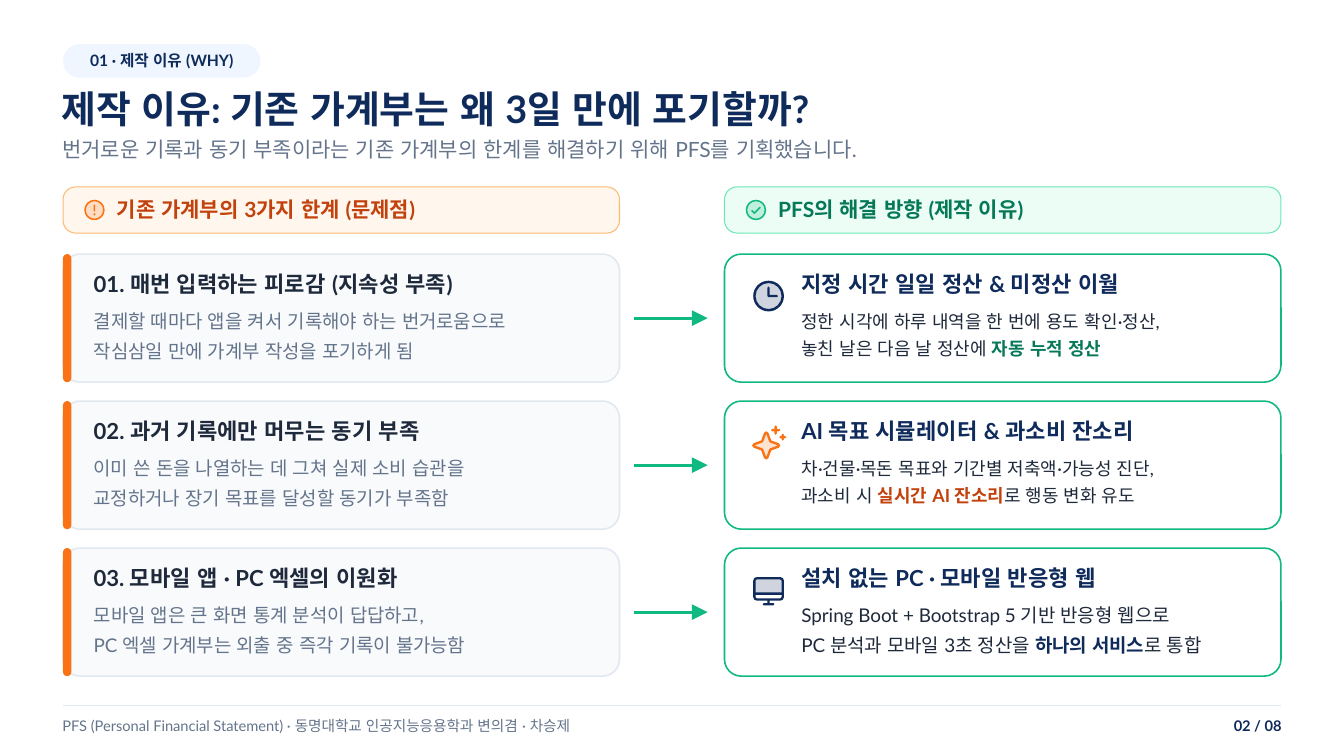
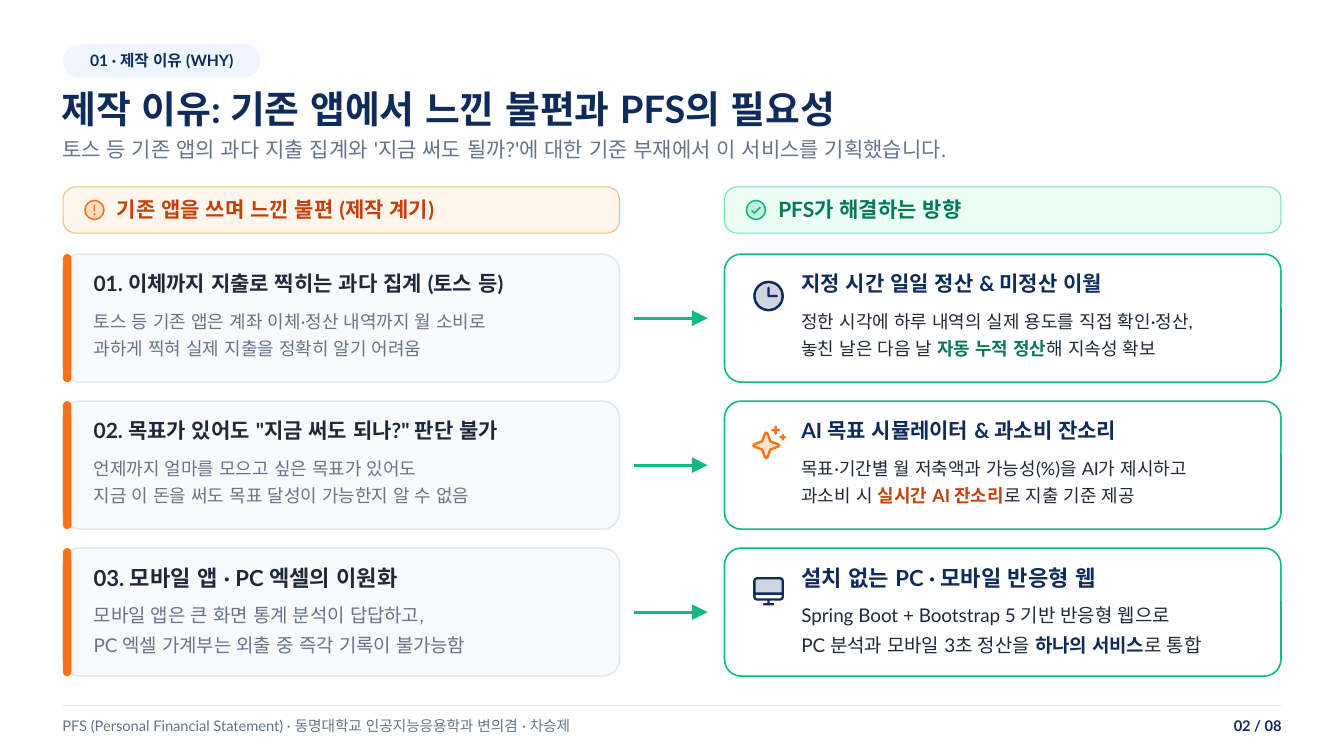
Before and after one commit to opiniom/PFS, a slide deck: slide 2 of docs/presentation/PFS_중간발표.pptx. Drawn at 1344x756 pixels with LibreOffice and Linux fonts; fonts in the diff are those of the drawing. Boxes give left, top, right and bottom in pixels: in the first picture for what was removed or moved away, otherwise in the second. Text is boxed around its words. In the diff, an @@ line names an element or a change of style, - is before the commit and + after.

Commit message:
docs: refine slide 2 motivation with Toss transfer over-counting and goal spending uncertainty

```diff
--- a/docs/presentation/PFS_중간발표.pptx
+++ b/docs/presentation/PFS_중간발표.pptx
@@ text at [61,91,835,127]: text changed @@
-제작 이유: 기존 가계부는 왜 3일 만에 포기할까?
+제작 이유: 기존 앱에서 느낀 불편과 PFS의 필요성
@@ text at [62,139,946,159]: text changed @@
-번거로운 기록과 동기 부족이라는 기존 가계부의 한계를 해결하기 위해 PFS를 기획했습니다.
+토스 등 기존 앱의 과다 지출 집계와 '지금 써도 될까?'에 대한 기준 부재에서 이 서비스를 기획했습니다.
@@ text at [117,199,434,220]: text changed @@
-기존 가계부의 3가지 한계 (문제점)
+기존 앱을 쓰며 느낀 불편 (제작 계기)
@@ text at [778,199,962,219]: text changed @@
-PFS의 해결 방향 (제작 이유)
+PFS가 해결하는 방향
@@ text at [94,273,503,294]: text changed; size 15.8 to 15 pt @@
-01. 매번 입력하는 피로감 (지속성 부족)
+01. 이체까지 지출로 찍히는 과다 집계 (토스 등)
@@ text "지정 시간 일일 정산 & ..." at [801,273,1102,293]: size 15.8 to 15 pt @@
@@ text at [94,313,486,357]: text changed; size 13.5 to 12.8 pt @@
-결제할 때마다 앱을 켜서 기록해야 하는 번거로움으로
-작심삼일 만에 가계부 작성을 포기하게 됨
+토스 등 기존 앱은 계좌 이체·정산 내역까지 월 소비로
+과하게 찍혀 실제 지출을 정확히 알기 어려움
@@ text at [801,313,1193,357]: text changed @@
-정한 시각에 하루 내역을 한 번에 용도 확인·정산,
-놓친 날은 다음 날 정산에 자동 누적 정산
+정한 시각에 하루 내역의 실제 용도를 직접 확인·정산,
+놓친 날은 다음 날 자동 누적 정산해 지속성 확보
@@ text "AI 목표 시뮬레이터 & 과소비 ..." at [801,420,1116,440]: size 15.8 to 15 pt @@
@@ text at [94,420,498,440]: text changed; size 15.8 to 15 pt @@
-02. 과거 기록에만 머무는 동기 부족
+02. 목표가 있어도 "지금 써도 되나?" 판단 불가
@@ text at [94,460,469,504]: text changed; size 13.5 to 12.8 pt @@
-이미 쓴 돈을 나열하는 데 그쳐 실제 소비 습관을
-교정하거나 장기 목표를 달성할 동기가 부족함
+언제까지 얼마를 모으고 싶은 목표가 있어도
+지금 이 돈을 써도 목표 달성이 가능한지 알 수 없음
@@ text at [801,460,1187,504]: text changed @@
-차·건물·목돈 목표와 기간별 저축액·가능성 진단,
-과소비 시 실시간 AI 잔소리로 행동 변화 유도
+목표·기간별 월 저축액과 가능성(%)을 AI가 제시하고
+과소비 시 실시간 AI 잔소리로 지출 기준 제공
```
Also in this commit, not shown: 1 other file.
